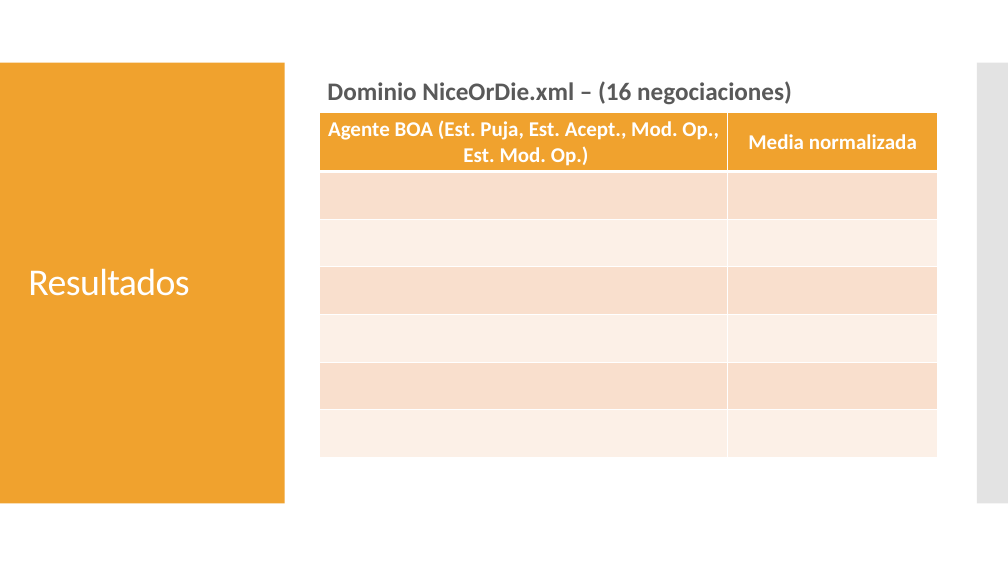
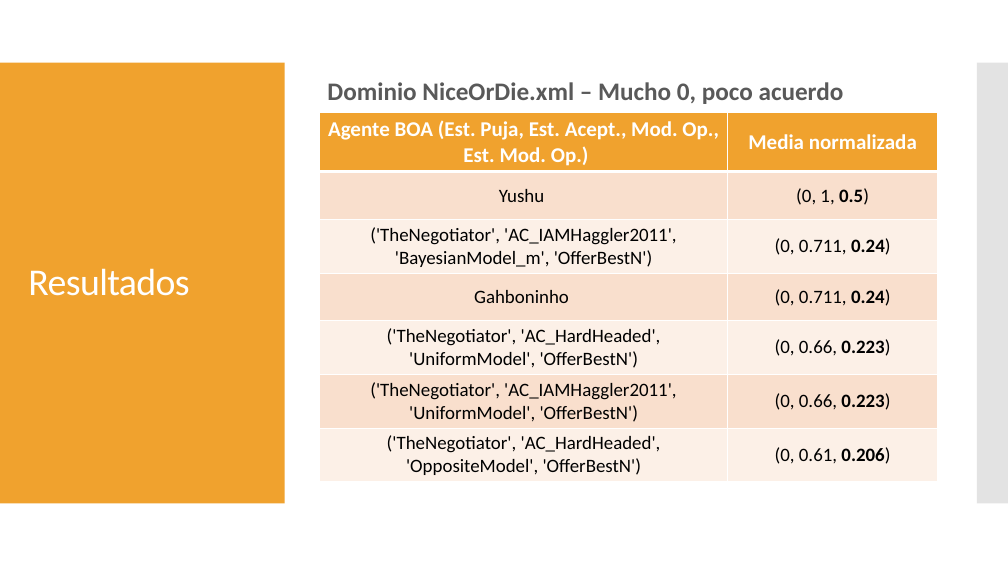
Before and after one commit to luiserh1/NGA, a slide deck: slide 10 of Optimización de Agentes Bilaterales con BOA.pptx. Drawn at 1008x567 pixels with LibreOffice and Linux fonts; fonts in the diff are those of the drawing. Boxes give left, top, right and bottom in pixels: in the first picture for what was removed or moved away, otherwise in the second. Text is boxed around its words. In the diff, an @@ line names an element or a change of style, - is before the commit and + after.

```diff
--- a/Optimización de Agentes Bilaterales con BOA.pptx
+++ b/Optimización de Agentes Bilaterales con BOA.pptx
@@ text at [327,82,844,104]: text changed @@
-Dominio NiceOrDie.xml – (16 negociaciones)
+Dominio NiceOrDie.xml – Mucho 0, poco acuerdo
@@ table at [320,113,938,479] @@
-row 2, column 1: 
+row 2, column 1: Yushu
-row 2, column 2: 
+row 2, column 2: (0, 1, 0.5)
-row 3, column 1: 
+row 3, column 1: ('TheNegotiator', 'AC_IAMHaggler2011', 'BayesianModel_m', 'OfferBestN')
-row 3, column 2: 
+row 3, column 2: (0, 0.711, 0.24)
-row 4, column 1: 
+row 4, column 1: Gahboninho
-row 4, column 2: 
+row 4, column 2: (0, 0.711, 0.24)
-row 5, column 1: 
+row 5, column 1: ('TheNegotiator', 'AC_HardHeaded', 'UniformModel', 'OfferBestN')
-row 5, column 2: 
+row 5, column 2: (0, 0.66, 0.223)
-row 6, column 1: 
+row 6, column 1: ('TheNegotiator', 'AC_IAMHaggler2011', 'UniformModel', 'OfferBestN')
-row 6, column 2: 
+row 6, column 2: (0, 0.66, 0.223)
-row 7, column 1: 
+row 7, column 1: ('TheNegotiator', 'AC_HardHeaded', 'OppositeModel', 'OfferBestN')
-row 7, column 2: 
+row 7, column 2: (0, 0.61, 0.206)
```
Also in this commit, not shown: 3 other slides changed.
